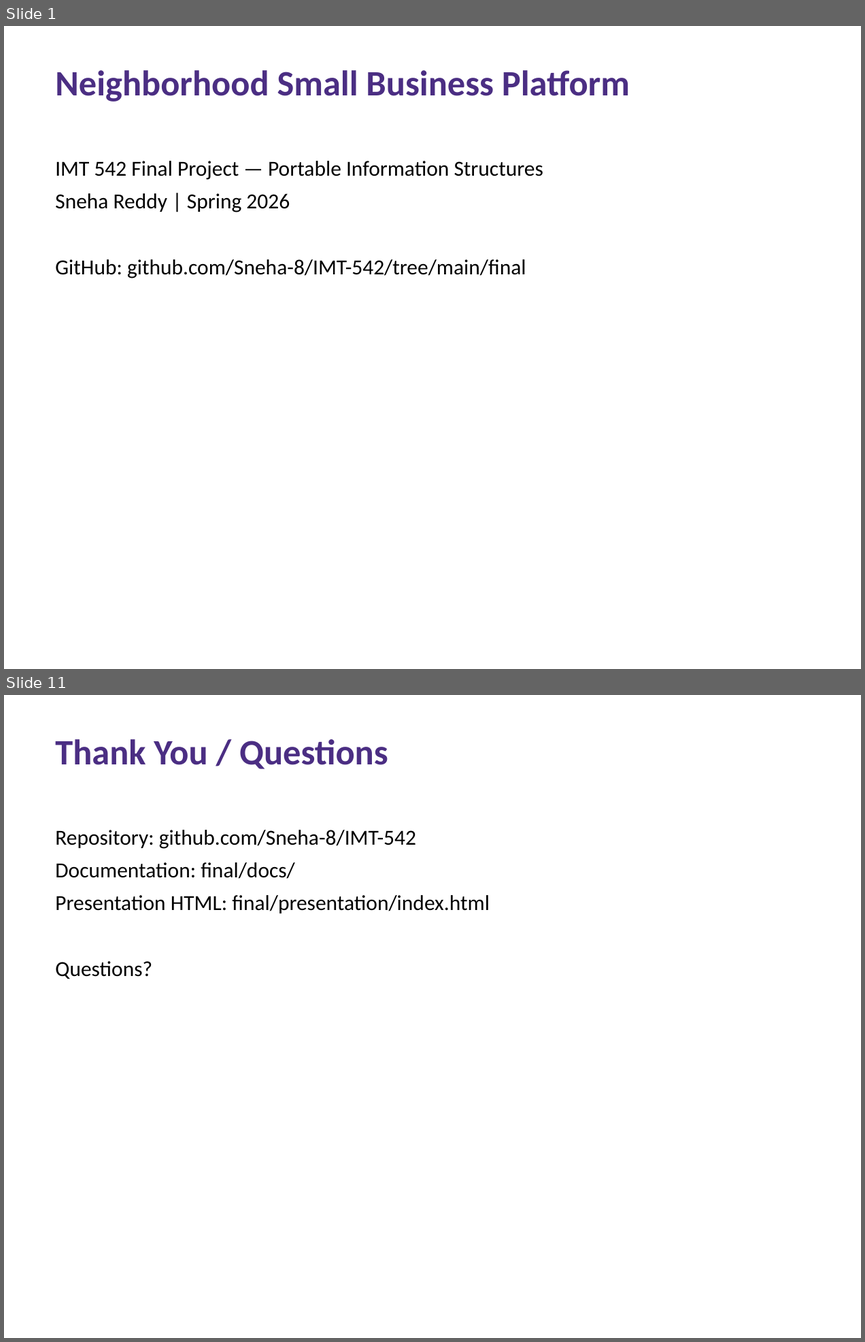
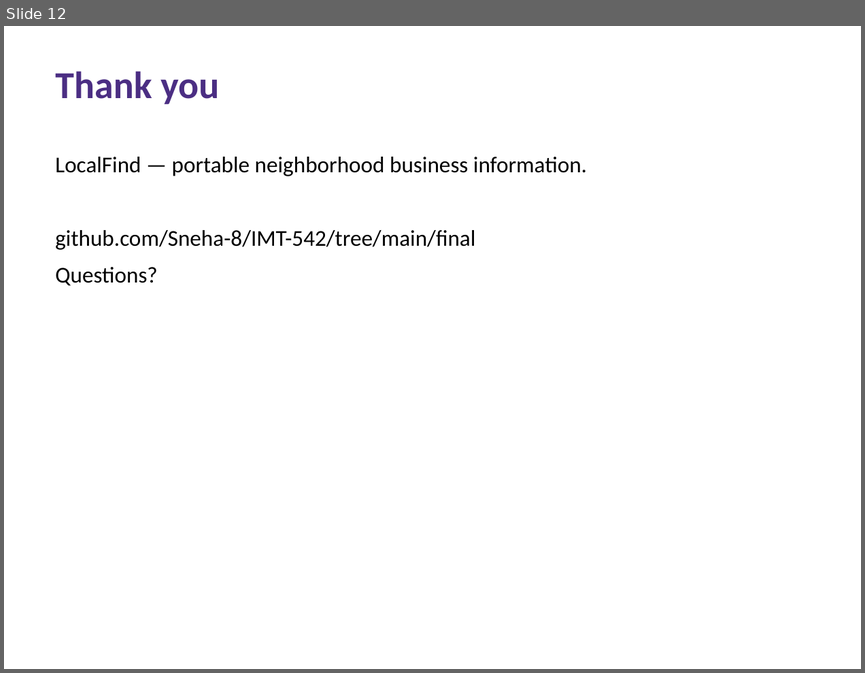
Before and after one commit to Sneha-8/IMT-542, a slide deck: final/presentation/IMT542_Final_Project.pptx. Shown one above the other, each under a label of ours: slides 1 and 11 before the commit, slide 12 after it; the slides between them are not shown. The pictures are 865x1342 and 865x673 pixels, drawn with LibreOffice and Linux fonts; fonts in the diff are those of the drawing. Boxes give left, top, right and bottom in pixels: in the first picture for what was removed or moved away, otherwise in the second. Text is boxed around its words. In the diff, an @@ line names an element or a change of style, - is before the commit and + after.

```diff
--- a/final/presentation/IMT542_Final_Project.pptx
+++ b/final/presentation/IMT542_Final_Project.pptx
@@ slide 11 removed at (4, 695, 861, 1338), background #FFFFFF @@
@@ text removed at (55, 739, 388, 769) @@
-Thank You / Questions
@@ text removed at (55, 830, 490, 979) @@
-Repository: github.com/Sneha-8/IMT-542
-Documentation: final/docs/
-Presentation HTML: final/presentation/index.html
-Questions?
@@ what was slide 1 is now slide 12 @@
@@ slide 12 changed as well @@
@@ text at (55, 71, 219, 104): text changed; size 30 to 32 pt @@
-Neighborhood Small Business Platform
+Thank you
@@ text at (55, 157, 587, 286): text changed; size 18 to 19 pt @@
-IMT 542 Final Project — Portable Information Structures
-Sneha Reddy | Spring 2026
-GitHub: github.com/Sneha-8/IMT-542/tree/main/final
+LocalFind — portable neighborhood business information.
+github.com/Sneha-8/IMT-542/tree/main/final
+Questions?
```
Also in this commit, not shown: 11 slides added, 9 other slides removed, 4 other files.
